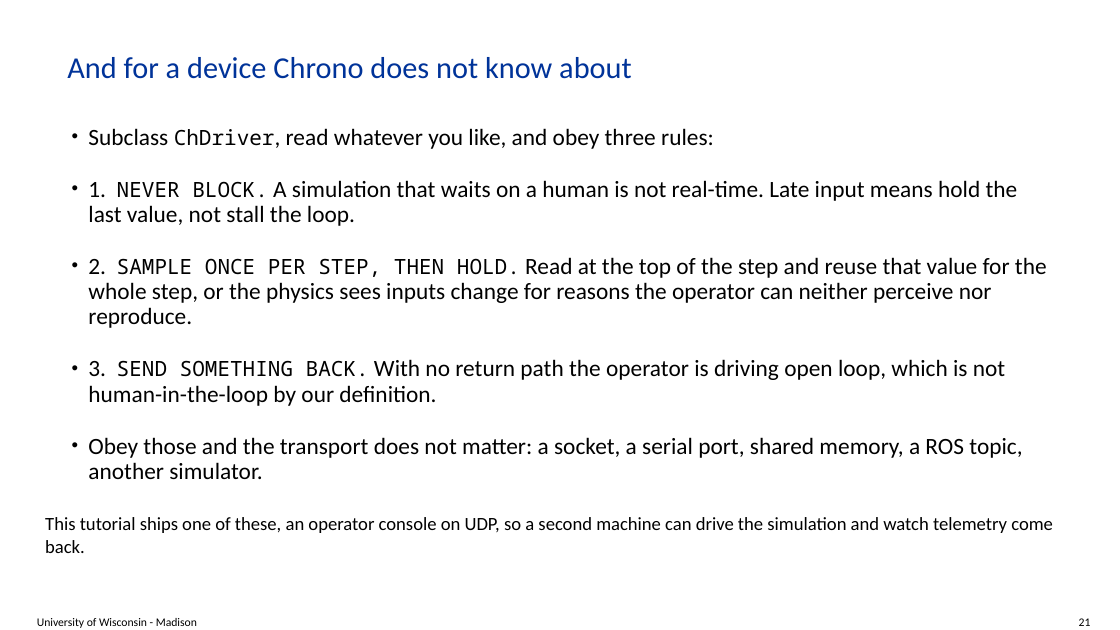
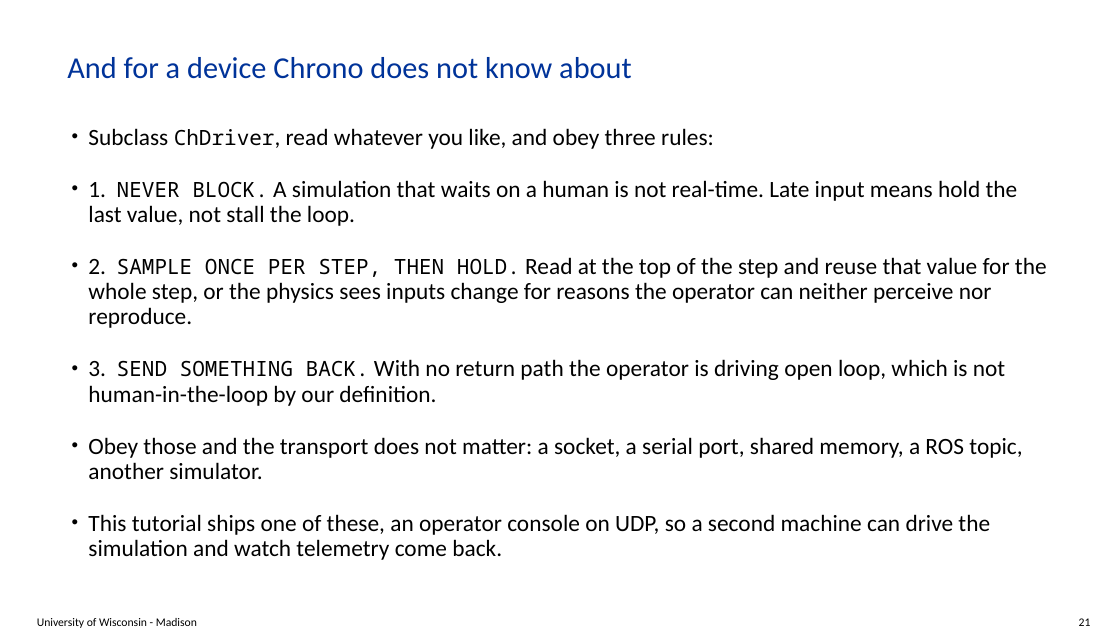
Before and after one commit to ksha23/chrono-hil-tutorial, a slide deck: slide 21 of tutorial_HIL_driver.pptx. Drawn at 1120x630 pixels with LibreOffice and Linux fonts; fonts in the diff are those of the drawing; background and template pictures are left out. Boxes give left, top, right and bottom in pixels: in the first picture for what was removed or moved away, otherwise in the second. Text is boxed around its words. In the diff, an @@ line names an element or a change of style, - is before the commit and + after.

```diff
--- a/tutorial_HIL_driver.pptx
+++ b/tutorial_HIL_driver.pptx
@@ text removed at (45, 517, 1053, 553) @@
-This tutorial ships one of these, an operator console on UDP, so a second machine can drive the simulation and watch telemetry come back.
@@ text at (88, 514, 990, 560): paragraph added @@
+• This tutorial ships one of these, an operator console on UDP, so a second machine can drive the simulation and watch telemetry come back.
```
Also in this commit, not shown: 16 other slides changed, 2 other files.
